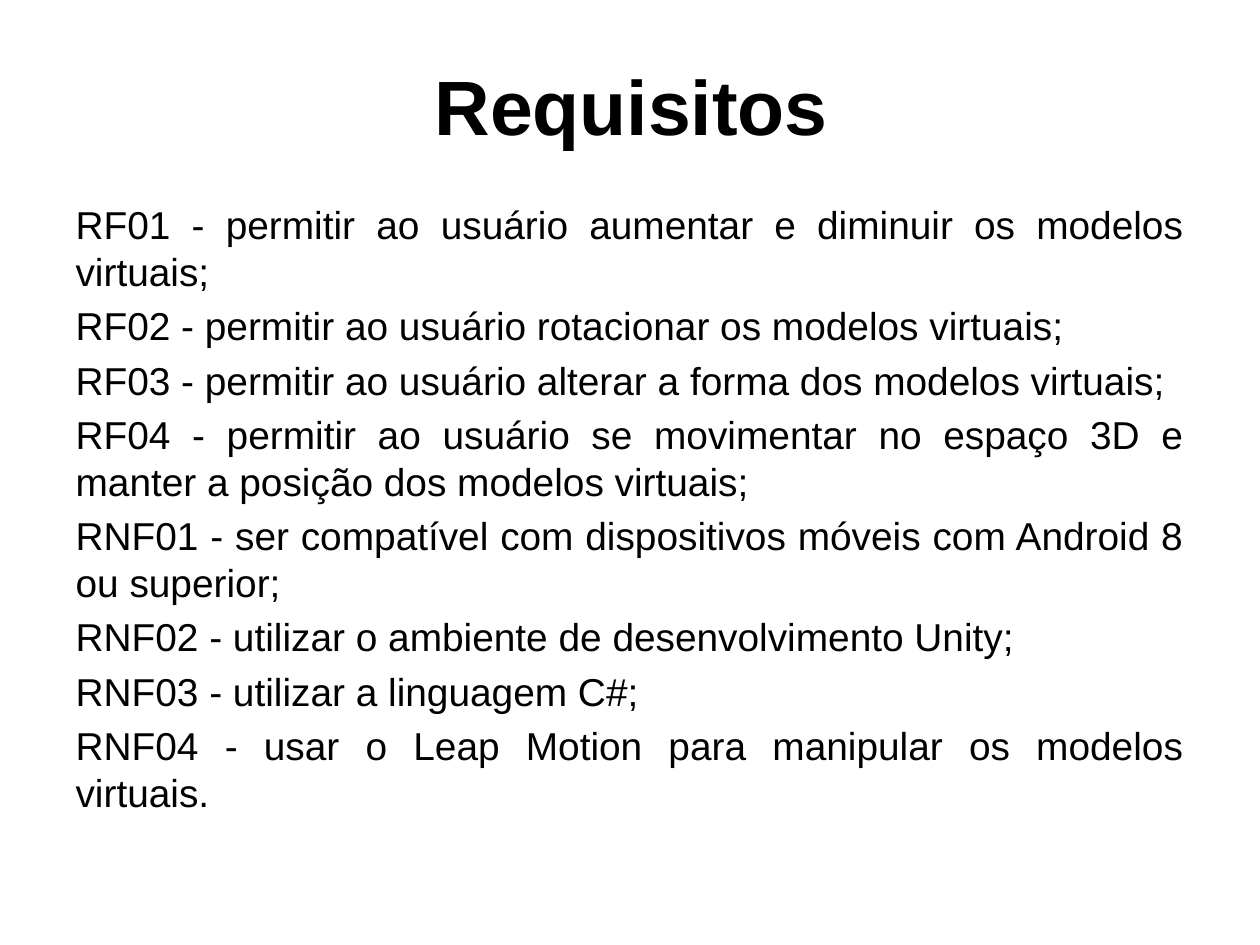
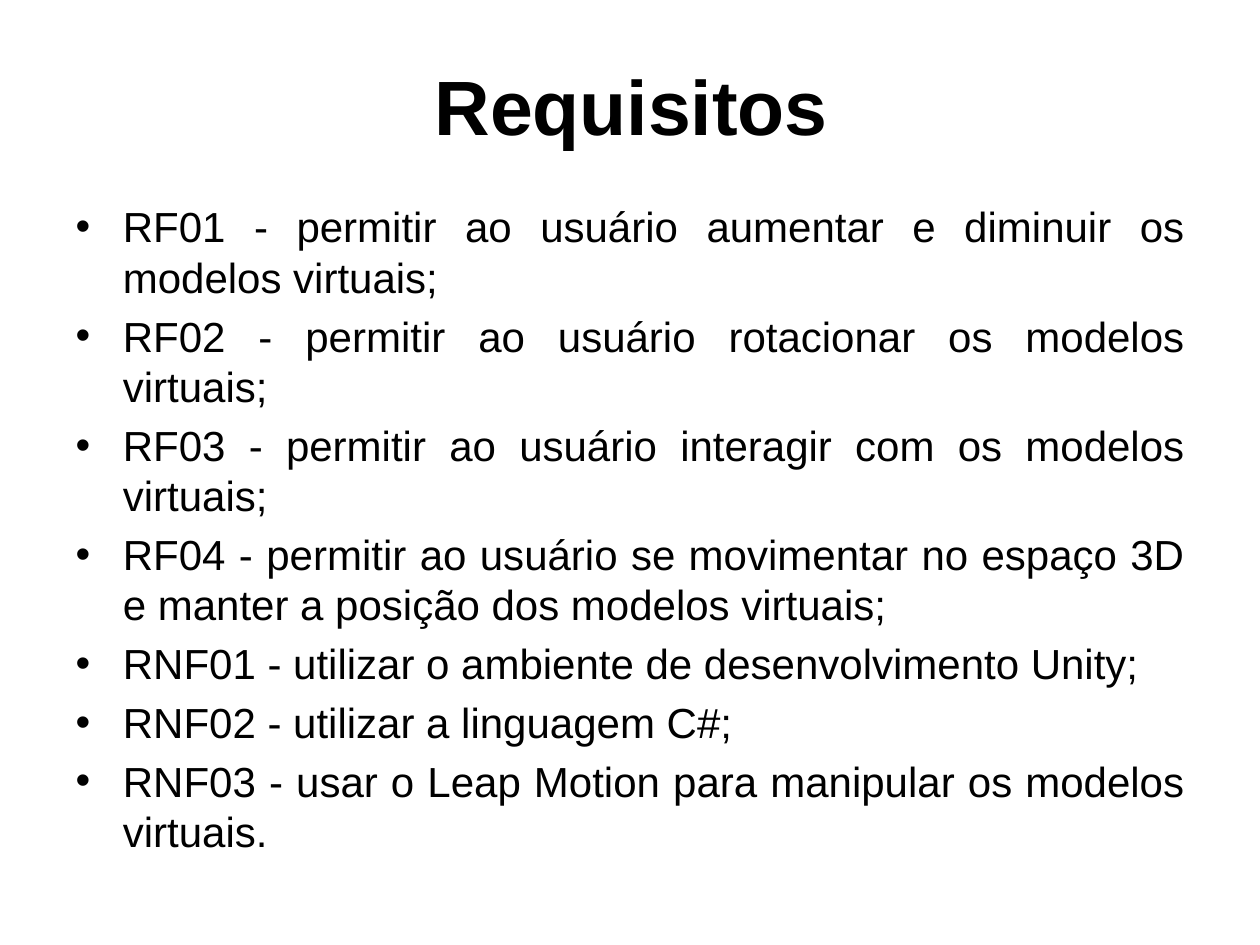
Before and after one commit to gcgfurb/tcc_JulioVicenteBrych, a slide deck: slide 10 of _julio/ApresentaçãoTCC-Julio_Vicente_Brych.pptx. Drawn at 1260x945 pixels with LibreOffice and Linux fonts; fonts in the diff are those of the drawing; background and template pictures are left out. Boxes give left, top, right and bottom in pixels: in the first picture for what was removed or moved away, otherwise in the second. Text is boxed around its words. In the diff, an @@ line names an element or a change of style, - is before the commit and + after.

```diff
--- a/_julio/ApresentaçãoTCC-Julio_Vicente_Brych.pptx
+++ b/_julio/ApresentaçãoTCC-Julio_Vicente_Brych.pptx
@@ text at [123, 211, 1184, 629]: size 22.2 to 24 pt in "RF01 - permitir ao usuário aumentar e ...", "RF02 - permitir ao usuário rotacionar os ...", "RF04 - permitir ao usuário se movimentar ..."; bullet none to • @@
@@ text at [123, 430, 1184, 517]: text changed; size 22.2 to 24 pt @@
-RF03 - permitir ao usuário alterar a forma dos modelos virtuais;
+• RF03 - permitir ao usuário interagir com os modelos virtuais;
@@ text at [123, 648, 1184, 848]: text changed; size 22.2 to 24 pt @@
-RNF01 - ser compatível com dispositivos móveis com Android 8 ou superior;
-RNF02 - utilizar o ambiente de desenvolvimento Unity;
-RNF03 - utilizar a linguagem C#;
-RNF04 - usar o Leap Motion para manipular os modelos virtuais.
+• RNF01 - utilizar o ambiente de desenvolvimento Unity;
+• RNF02 - utilizar a linguagem C#;
+• RNF03 - usar o Leap Motion para manipular os modelos virtuais.
```
Also in this commit, not shown: 10 other slides changed, 1 slide added.
